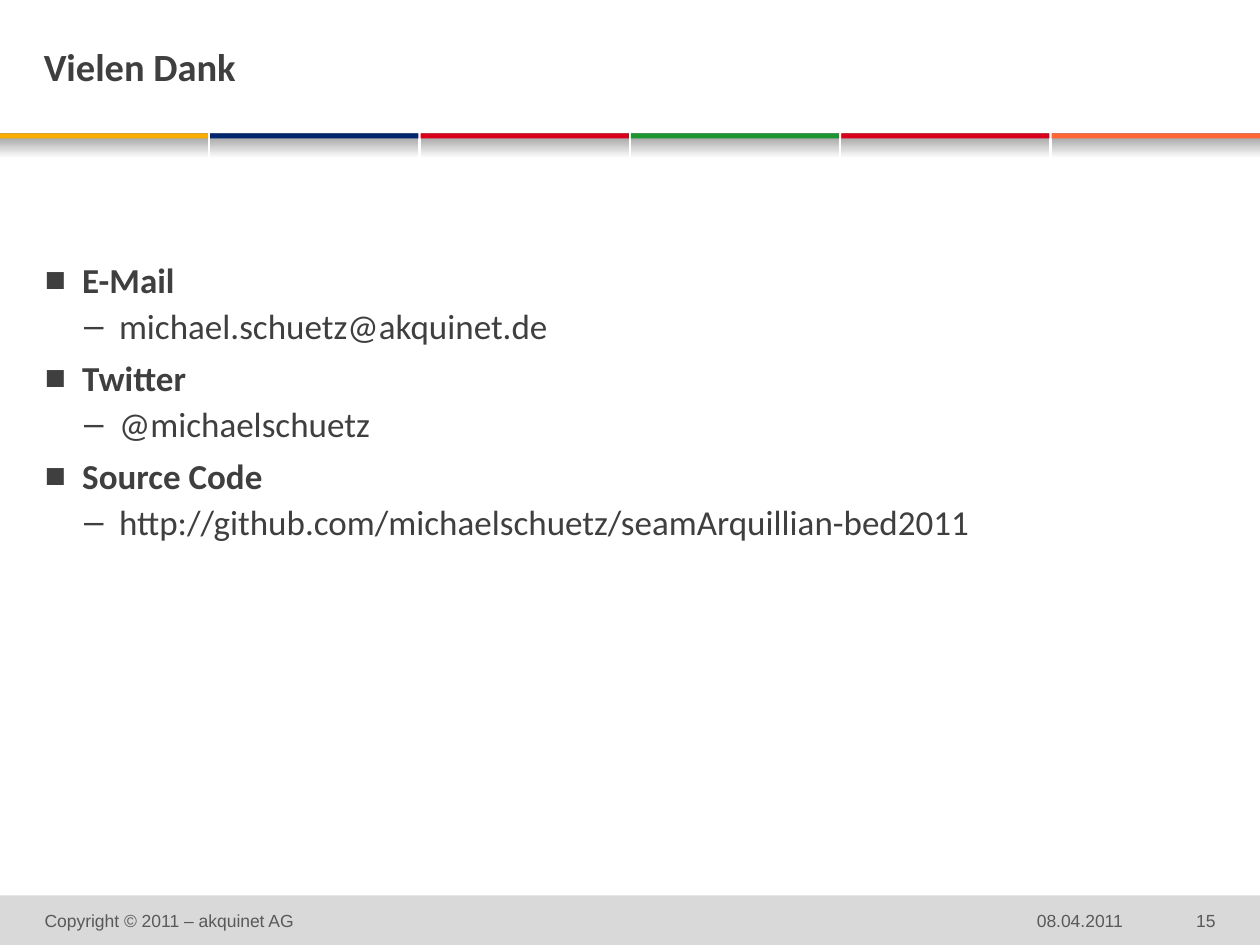
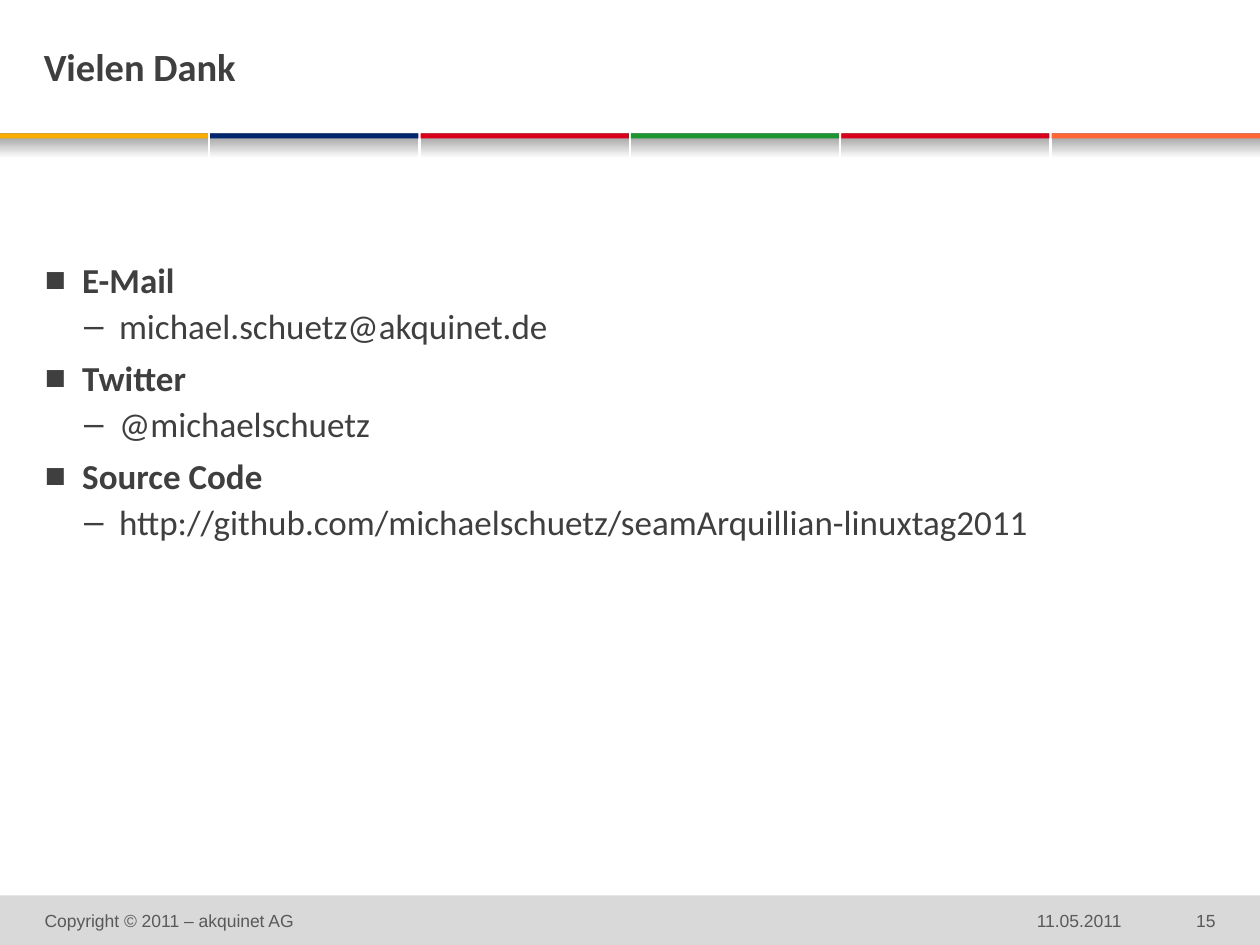
Before and after one commit to michaelschuetz/seamArquillian-linuxtag2011, a slide deck: slide 15 of doc/linuxtag_SeamArquillian_de.pptx. Drawn at 1260x945 pixels with LibreOffice and Linux fonts; fonts in the diff are those of the drawing; background and template pictures are left out. Boxes give left, top, right and bottom in pixels: in the first picture for what was removed or moved away, otherwise in the second. Text is boxed around its words. In the diff, an @@ line names an element or a change of style, - is before the commit and + after.

Commit message:
update slides

```diff
--- a/doc/linuxtag_SeamArquillian_de.pptx
+++ b/doc/linuxtag_SeamArquillian_de.pptx
@@ text at bbox=[119, 510, 1027, 541]: text changed @@
-    – http://github.com/michaelschuetz/seamArquillian-bed2011
+    – http://github.com/michaelschuetz/seamArquillian-linuxtag2011
@@ text at bbox=[1037, 915, 1122, 927]: text changed @@
-08.04.2011
+11.05.2011
```
Also in this commit, not shown: 14 other slides changed.
